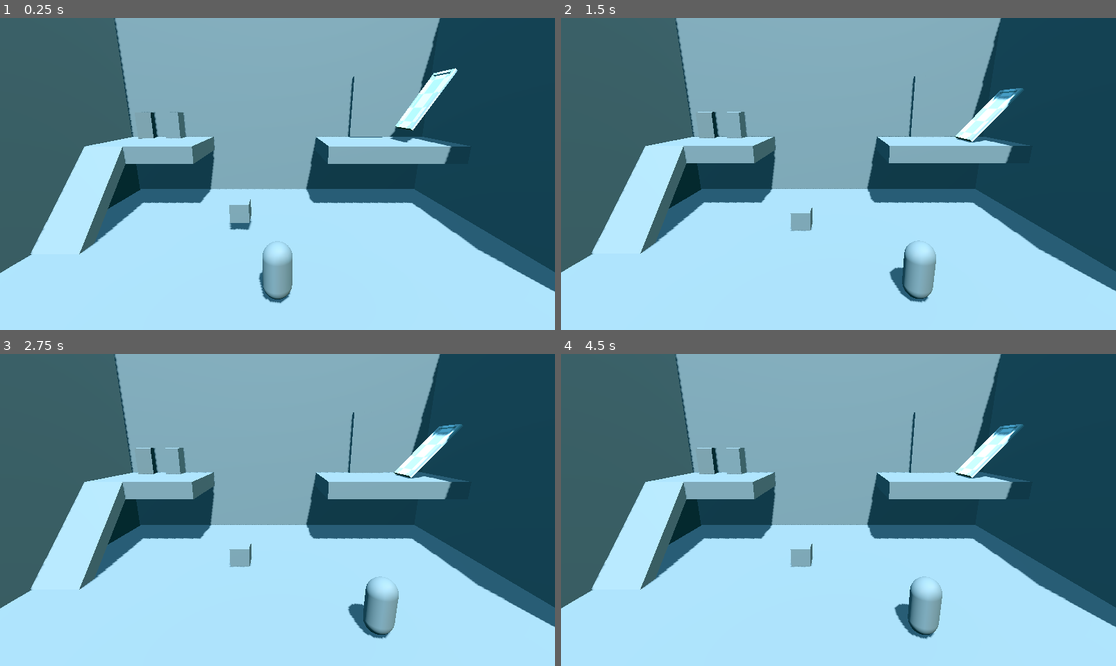
Above: before the commit, frames 1-4 (two rows, left to right).
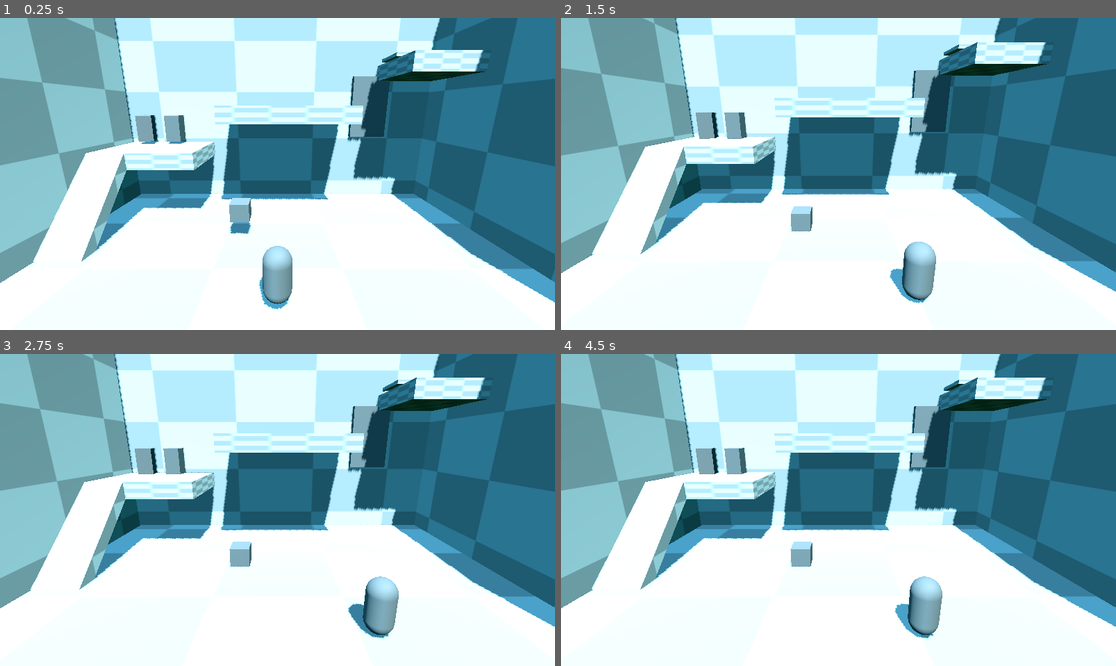
Above: after the commit, the same moments.

Repository: BernardoFPereira/crossing-latidudes_2025
Game: Godot game, scene res://level.tscn
The game is run twice, just before and just after one commit, with the same random seed, the same clock (stepped at 60 frames per second) and the same inputs.
Inputs (mouse positions are in pixels of both pictures, inside the frame that each line leads up to):
- Up to frame 1 (0.25 s): no input
- Up to frame 2 (1.5 s): move the mouse to (960, 158) at 0.52 s; hold D (move_right) 0.53-1.28 s; tap S (move_close) at 0.6 s; move the mouse to (727, 189) at 1.27 s; hold A (move_left) from 1.28 s (still down); tap W (move_far) at 1.35 s
- Up to frame 3 (2.75 s): move the mouse to (333, 441) at 2.02 s; release A (move_left) at 2.03 s; press the mouse at (333, 441) at 2.03 s; hold D (move_right) from 2.03 s (still down)
- Up to frame 4 (4.5 s): move the mouse to (810, 572) at 2.77 s; release the mouse at (810, 572) at 2.78 s; right-click (810, 572) at 2.85 s; move the mouse to (1005, 556) at 3.52 s; release D (move_right) at 3.53 s; hold A (move_left) from 3.53 s (still down); tap S (move_close) at 3.6 s; move the mouse to (672, 463) at 4.27 s; tap W (move_far) at 4.35 s

The runs differ from the first frame. In frame 1, 97% of the frame differs, in the area x 0-100%, y 0-100%; in frame 2, 97%; in frame 3, 97%; in frame 4, 97%.

Commit message:
Upload 3D Level

Diff:
--- a/BasePossessable.tscn
+++ b/BasePossessable.tscn
@@ -7,6 +7,7 @@
 
 [node name="Possessable" type="RigidBody3D"]
 script = ExtResource("1_45n6u")
+metadata/_edit_group_ = true
 
 [node name="MeshInstance3D" type="MeshInstance3D" parent="."]
 
--- a/level.tscn
+++ b/level.tscn
@@ -1,10 +1,14 @@
-[gd_scene load_steps=18 format=4 uid="uid://cmimn1y5jvm0l"]
+[gd_scene load_steps=20 format=4 uid="uid://cmimn1y5jvm0l"]
 
 [ext_resource type="Script" uid="uid://dklv762g16xd7" path="res://player.gd" id="1_u52ul"]
 [ext_resource type="Script" uid="uid://b1kfpqn8cmhhl" path="res://character_rig.gd" id="1_vonw3"]
 [ext_resource type="Script" uid="uid://3gpcnxge0j63" path="res://posessable.gd" id="3_oi3di"]
 [ext_resource type="ArrayMesh" uid="uid://bm3wpcikwab8u" path="res://3D Assets/CL3D_Door.obj" id="4_f2txt"]
 [ext_resource type="Material" uid="uid://dor6v3tff8rb6" path="res://3D Assets/MatChecker.tres" id="5_1ainy"]
+[ext_resource type="PackedScene" uid="uid://cad2jo62bpiba" path="res://BasePossessable.tscn" id="6_1ainy"]
+
+[sub_resource type="BoxShape3D" id="BoxShape3D_1ainy"]
+size = Vector3(22, 12, 1)
 
 [sub_resource type="CapsuleShape3D" id="CapsuleShape3D_vonw3"]
 
@@ -69,35 +73,56 @@
 
 [node name="Blocks" type="Node" parent="."]
 
+[node name="InvisibleWall" type="StaticBody3D" parent="Blocks"]
+transform = Transform3D(1, 0, 0, 0, 1, 0, 0, 0, 1, 0, 6, 4.9)
+collision_layer = 2
+input_ray_pickable = false
+metadata/_edit_group_ = true
+
+[node name="CollisionShape3D" type="CollisionShape3D" parent="Blocks/InvisibleWall"]
+shape = SubResource("BoxShape3D_1ainy")
+
 [node name="CSGBox3D" type="CSGBox3D" parent="Blocks"]
-transform = Transform3D(1, 0, 0, 0, 1, 0, 0, 0, 1, 0, 0, -0.468506)
+transform = Transform3D(1, 0, 0, 0, 1, 0, 0, 0, 1, 0, -0.4, -0.468506)
+material_override = ExtResource("5_1ainy")
 use_collision = true
 size = Vector3(22, 1, 16.937)
 
 [node name="CSGBox3D5" type="CSGBox3D" parent="Blocks"]
 transform = Transform3D(1, 0, 0, 0, 1, 0, 0, 0, 1, 11.0652, 6.14934, 0.238042)
+material_override = ExtResource("5_1ainy")
 use_collision = true
 size = Vector3(0.381836, 13.2785, 16.9276)
 
 [node name="CSGBox3D6" type="CSGBox3D" parent="Blocks"]
 transform = Transform3D(1, 0, 0, 0, 1, 0, 0, 0, 1, -11.02, 6.18596, 0.802185)
+material_override = ExtResource("5_1ainy")
 use_collision = true
 size = Vector3(0.381836, 13.2053, 16.9276)
 
 [node name="CSGBox3D7" type="CSGBox3D" parent="Blocks"]
 transform = Transform3D(-4.37114e-08, 0, 1, 0, 1, 0, -1, 0, -4.37114e-08, -0.139911, 6.16643, -8.03398)
+material_override = ExtResource("5_1ainy")
 use_collision = true
 size = Vector3(0.381836, 13.2443, 22.3281)
 
 [node name="CSGBox3D2" type="CSGBox3D" parent="Blocks"]
-transform = Transform3D(1, 0, 0, 0, 1, 0, 0, 0, 1, -7.90391, 4.1427, -5.5)
+transform = Transform3D(1, 0, 0, 0, 1, 0, 0, 0, 1, -7.90391, 3.7427, -5.5)
+material_override = ExtResource("5_1ainy")
 use_collision = true
 size = Vector3(6.20163, 1, 5)
 
 [node name="CSGBox3D3" type="CSGBox3D" parent="Blocks"]
-transform = Transform3D(1, 0, 0, 0, 1, 0, 0, 0, 1, 6.89893, 4.1427, -5.5)
+transform = Transform3D(1, 0, 0, 0, 1, 0, 0, 0, 1, 0.59893, 6.3427, -5.5)
+material_override = ExtResource("5_1ainy")
 use_collision = true
 size = Vector3(8.03972, 1, 5)
+
+[node name="CSGBox3D8" type="CSGBox3D" parent="Blocks"]
+transform = Transform3D(1, 0, 0, 0, 1, 0, 0, 0, 1, 8.96879, 9.0427, -5.5)
+material_override = ExtResource("5_1ainy")
+use_collision = true
+size = Vector3(3.9, 1, 5)
 
 [node name="CSGBox3D4" type="CSGBox3D" parent="Blocks"]
 transform = Transform3D(1, 0, 0, 0, 1, 0, 0, 0, 1, 6.56099, 6.7495, -7.68285)
@@ -105,7 +130,8 @@
 size = Vector3(2.4939, 4.17584, 0.498535)
 
 [node name="CSGPolygon3D" type="CSGPolygon3D" parent="Blocks"]
-transform = Transform3D(-4.37114e-08, 0, 1, 0, 1, 0, -1, 0, -4.37114e-08, -8.68678, 2.63235, -1.99643)
+transform = Transform3D(-4.37114e-08, 0, 1, 0, 1, 0, -1, 0, -4.37114e-08, -8.68678, 2.23235, -1.99643)
+material_override = ExtResource("5_1ainy")
 use_collision = true
 polygon = PackedVector2Array(-3.20877, -2.10264, 0.995761, 2.00569, 1, 1, -2.29129, -2.10402)
 depth = 2.3
@@ -117,6 +143,7 @@
 
 [node name="CharacterBody3D" type="CharacterBody3D" parent="CharacterRig" groups=["Player"]]
 transform = Transform3D(1, 0, 0, 0, 1, 0, 0, 0, 1, 0, 0.0878806, 3.61272)
+collision_mask = 3
 floor_max_angle = 1.0472
 floor_snap_length = 0.5
 script = ExtResource("1_u52ul")
@@ -146,9 +173,11 @@
 [node name="Posessables" type="Node" parent="."]
 
 [node name="Plank" type="RigidBody3D" parent="Posessables"]
-transform = Transform3D(0.524922, -0.85115, 0, 0.85115, 0.524922, 0, 0, 0, 1, 9.18841, 7.44049, -5.40052)
+transform = Transform3D(0.999578, 0.0290209, 0, -0.0290209, 0.999578, 0, 0, 0, 1, 8.72773, 9.90656, -5.40052)
+collision_mask = 3
 freeze_mode = 1
 script = ExtResource("3_oi3di")
+metadata/_edit_group_ = true
 
 [node name="MeshInstance3D" type="MeshInstance3D" parent="Posessables/Plank"]
 mesh = ExtResource("4_f2txt")
@@ -168,8 +197,10 @@
 
 [node name="FileCabinet" type="RigidBody3D" parent="Posessables"]
 transform = Transform3D(1, 0, 0, 0, 1, 0, 0, 0, 1, -7.37841, 5.5901, -7.25188)
+collision_mask = 3
 freeze_mode = 1
 script = ExtResource("3_oi3di")
+metadata/_edit_group_ = true
 
 [node name="MeshInstance3D" type="MeshInstance3D" parent="Posessables/FileCabinet"]
 mesh = SubResource("BoxMesh_oi3di")
@@ -187,8 +218,10 @@
 
 [node name="FileCabinet2" type="RigidBody3D" parent="Posessables"]
 transform = Transform3D(0.970494, 0, 0.241126, 0, 1, 0, -0.241126, 0, 0.970494, -9.44033, 5.5901, -7.25188)
+collision_mask = 3
 freeze_mode = 1
 script = ExtResource("3_oi3di")
+metadata/_edit_group_ = true
 
 [node name="MeshInstance3D" type="MeshInstance3D" parent="Posessables/FileCabinet2"]
 mesh = SubResource("BoxMesh_oi3di")
@@ -206,7 +239,9 @@
 
 [node name="Box" type="RigidBody3D" parent="Posessables"]
 transform = Transform3D(1, 0, 0, 0, 1, 0, 0, 0, 1, -1.96038, 1.75168, -1.44657)
-script = ExtResource("3_oi3di")
+collision_mask = 3
+script = ExtResource("3_oi3di")
+metadata/_edit_group_ = true
 
 [node name="MeshInstance3D" type="MeshInstance3D" parent="Posessables/Box"]
 mesh = SubResource("BoxMesh_0b4ue")
@@ -221,20 +256,9 @@
 [node name="RayCast3D" type="RayCast3D" parent="Posessables/Box"]
 target_position = Vector3(0, -10, 0)
 
-[node name="Possessable" type="RigidBody3D" parent="Posessables"]
+[node name="Possessable" parent="Posessables" instance=ExtResource("6_1ainy")]
 transform = Transform3D(1, 0, 0, 0, 1, 0, 0, 0, 1, 0, 1.12957, 0.340493)
-script = ExtResource("3_oi3di")
-
-[node name="MeshInstance3D" type="MeshInstance3D" parent="Posessables/Possessable"]
-
-[node name="Highlight" type="MeshInstance3D" parent="Posessables/Possessable/MeshInstance3D"]
-visible = false
-
-[node name="CollisionShape3D" type="CollisionShape3D" parent="Posessables/Possessable"]
-shape = SubResource("ConvexPolygonShape3D_f2txt")
-
-[node name="RayCast3D" type="RayCast3D" parent="Posessables/Possessable"]
-target_position = Vector3(0, -10, 0)
+collision_mask = 3
 
 [connection signal="mouse_entered" from="Posessables/Plank" to="Posessables/Plank" method="_on_mouse_entered"]
 [connection signal="mouse_exited" from="Posessables/Plank" to="Posessables/Plank" method="_on_mouse_exited"]
@@ -244,5 +268,3 @@
 [connection signal="mouse_exited" from="Posessables/FileCabinet2" to="Posessables/FileCabinet2" method="_on_mouse_exited"]
 [connection signal="mouse_entered" from="Posessables/Box" to="Posessables/Box" method="_on_mouse_entered"]
 [connection signal="mouse_exited" from="Posessables/Box" to="Posessables/Box" method="_on_mouse_exited"]
-[connection signal="mouse_entered" from="Posessables/Possessable" to="Posessables/Possessable" method="_on_mouse_entered"]
-[connection signal="mouse_exited" from="Posessables/Possessable" to="Posessables/Possessable" method="_on_mouse_exited"]
Not shown, added: 3D Assets/CL3D_.obj
Not shown, added: 3D Assets/CL3D_.obj.import
Not shown, added: 3D Assets/CL3D_Gaveta.obj
Not shown, added: 3D Assets/CL3D_Gaveta.obj.import
